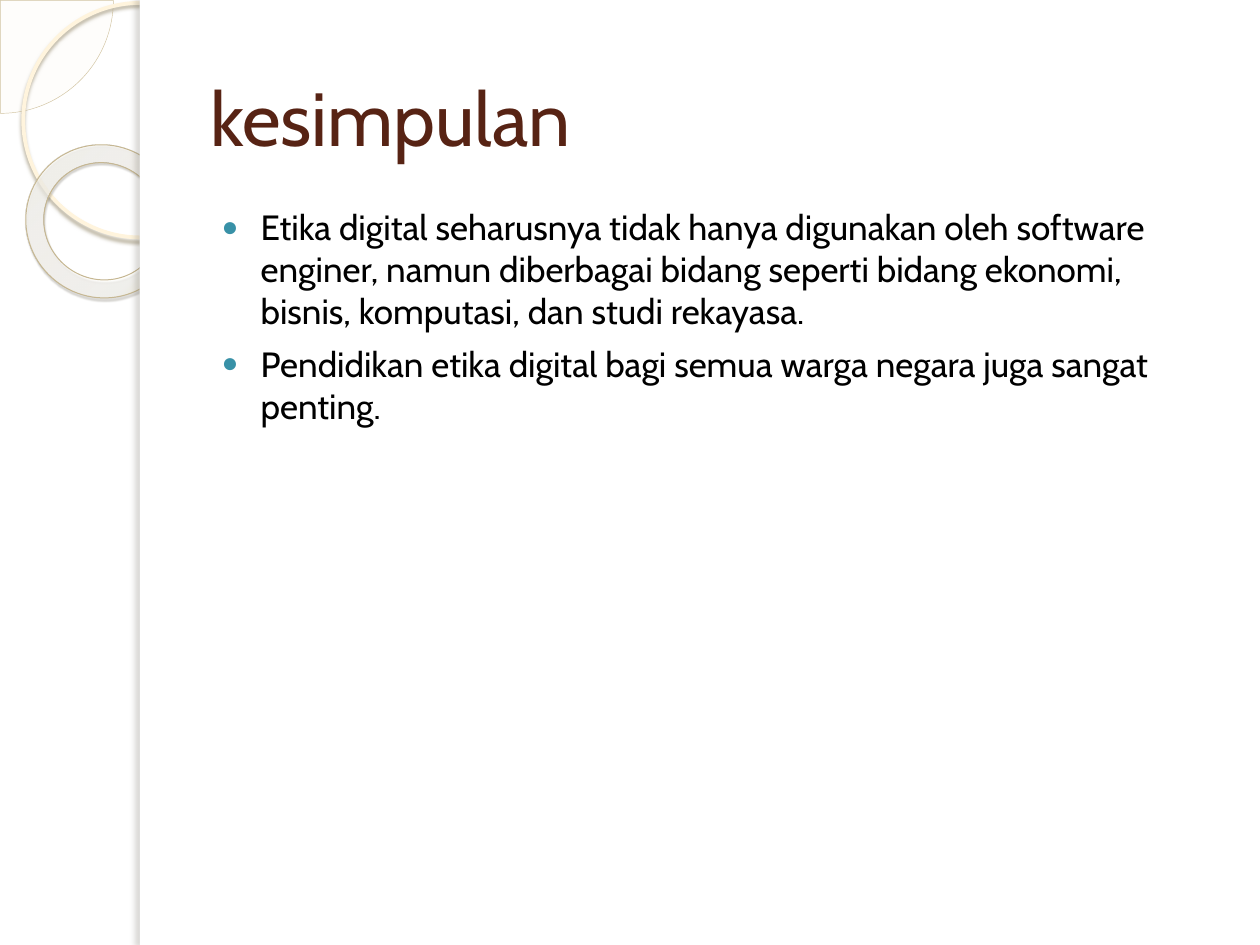
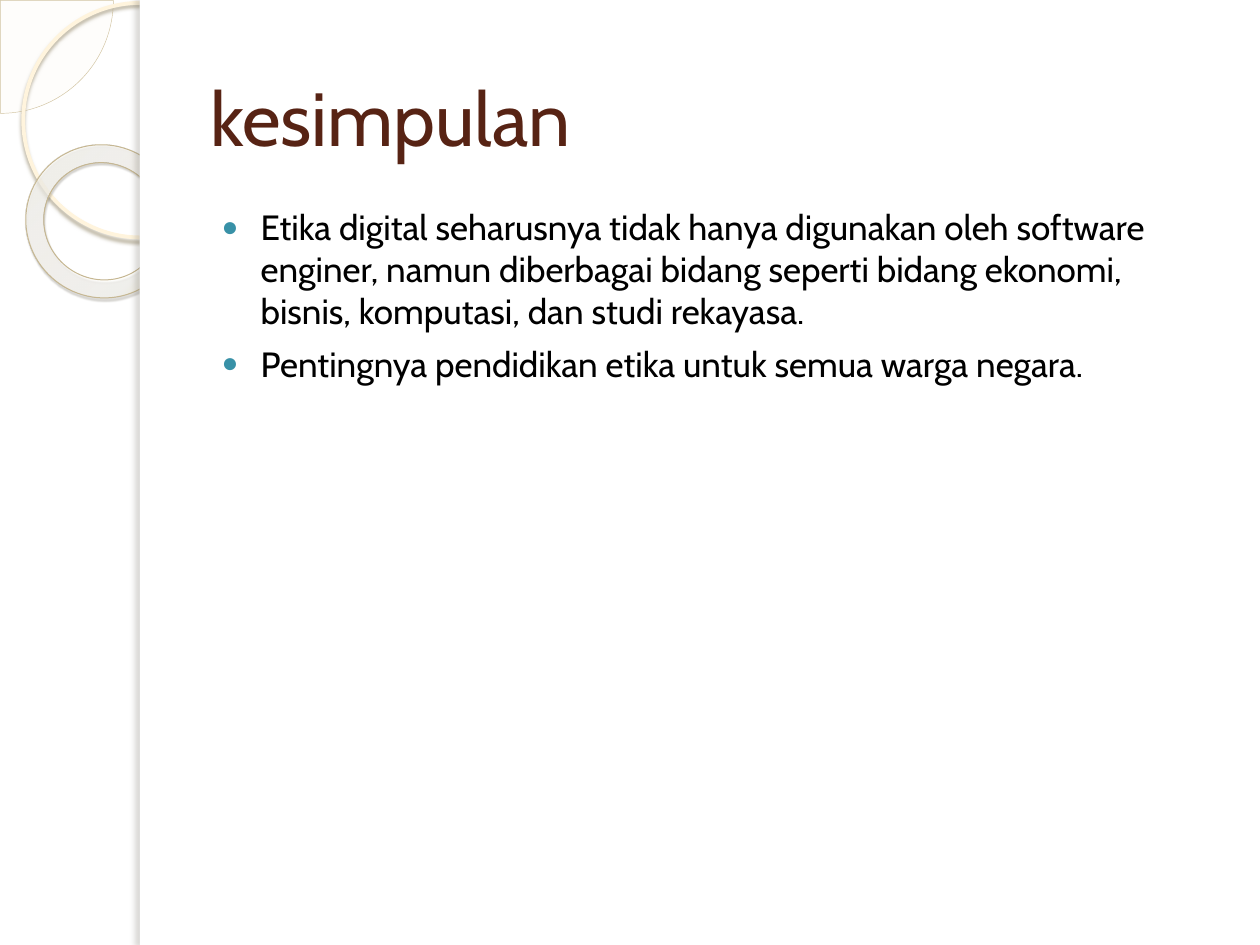
Before and after one commit to hallimah/Etika_Digital, a slide deck: slide 8 of Etika Digital.pptx. Drawn at 1260x945 pixels with LibreOffice and Linux fonts; fonts in the diff are those of the drawing; background and template pictures are left out. Boxes give left, top, right and bottom in pixels: in the first picture for what was removed or moved away, otherwise in the second. Text is boxed around its words. In the diff, an @@ line names an element or a change of style, - is before the commit and + after.

```diff
--- a/Etika Digital.pptx
+++ b/Etika Digital.pptx
@@ text at (x1=261, y1=350, x2=1083, y2=386): text changed @@
-● Pendidikan etika digital bagi semua warga negara juga sangat penting.
+● Pentingnya pendidikan etika untuk semua warga negara.
```
Also in this commit, not shown: 4 other slides changed, 1 other file.
